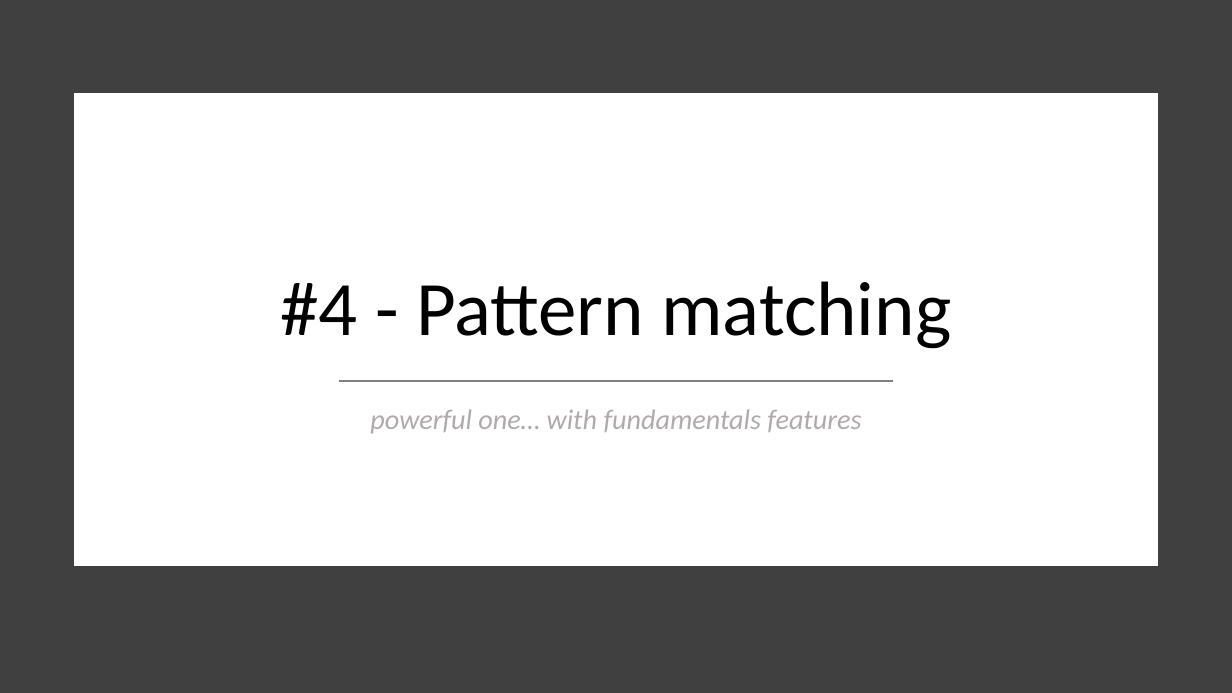
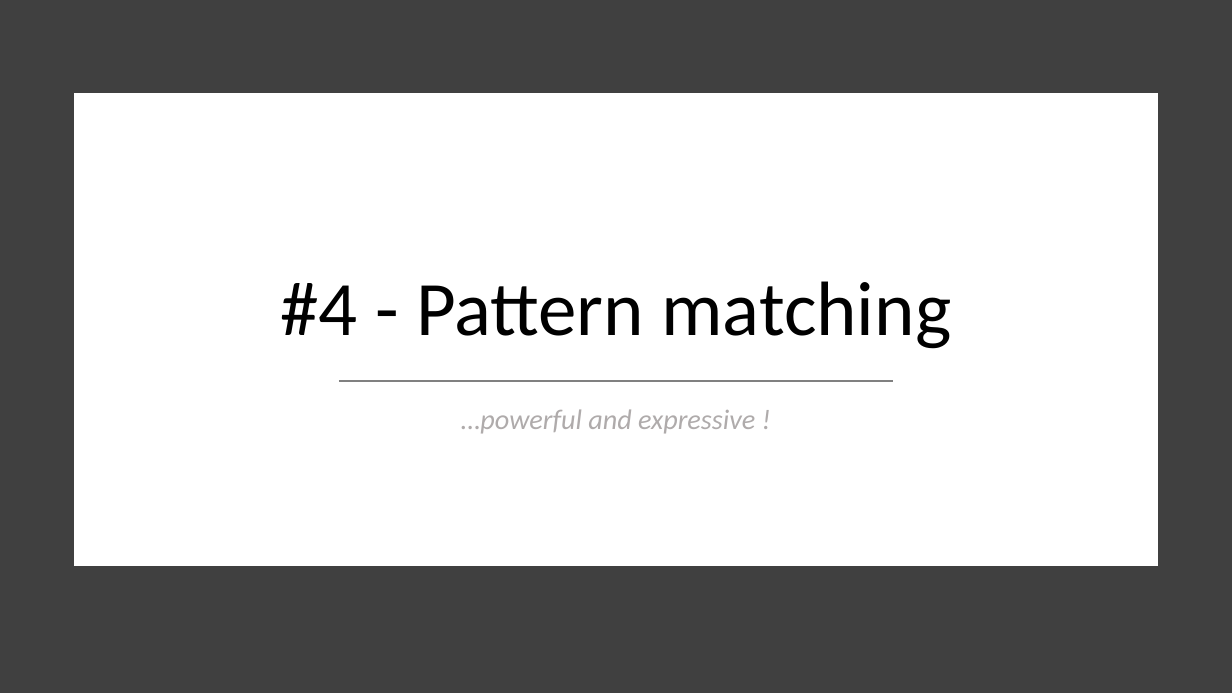
Before and after one commit to essic/prez-why-fsharp, a slide deck: slide 24 of WhyFSharp.pptx (slide 23 before the commit). Drawn at 1232x693 pixels with LibreOffice and Linux fonts; fonts in the diff are those of the drawing. Boxes give left, top, right and bottom in pixels: in the first picture for what was removed or moved away, otherwise in the second. Text is boxed around its words. In the diff, an @@ line names an element or a change of style, - is before the commit and + after.

```diff
--- a/WhyFSharp.pptx
+++ b/WhyFSharp.pptx
@@ text at bbox=[461, 409, 755, 434]: text changed @@
-powerful one… with fundamentals features
+…powerful and expressive !
```
Also in this commit, not shown: 8 other slides changed, 7 slides added.
